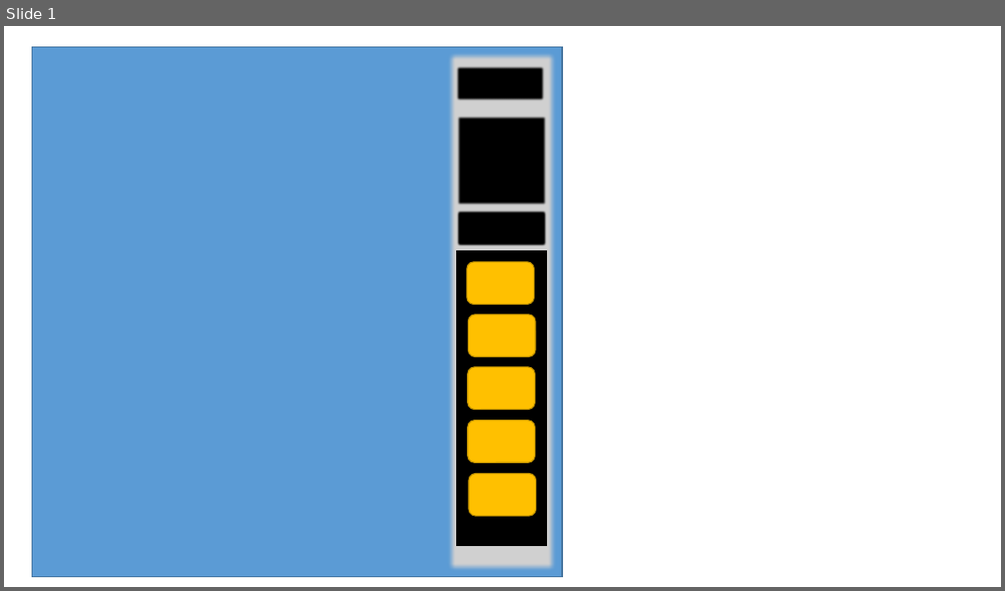
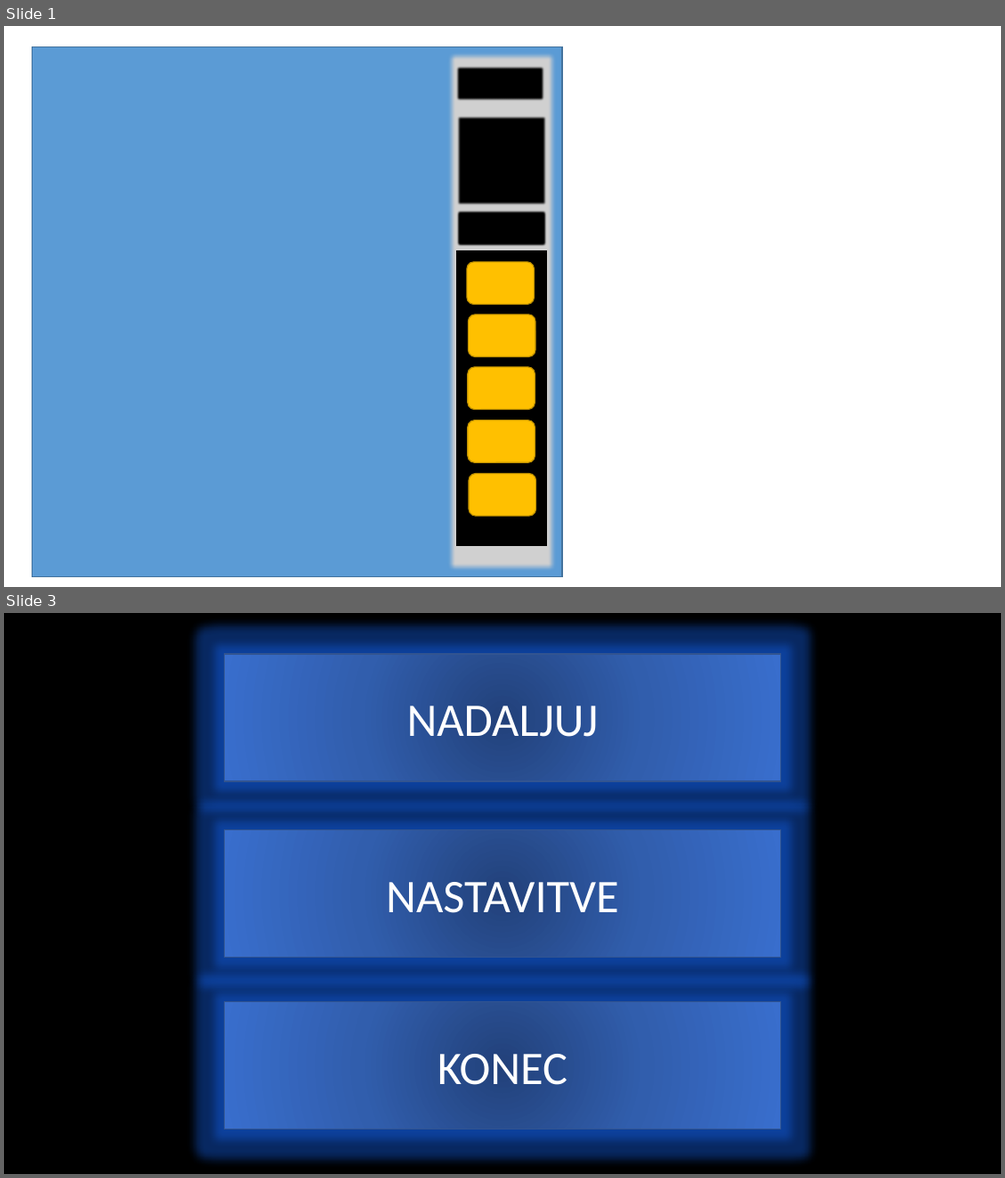
Before and after one commit to khuur/tinr, a slide deck: Predstavitev1.pptx. Shown one above the other, each under a label of ours: slide 1 before the commit, slides 1 and 3 after it; the slides between them are not shown. The pictures are 1005x591 and 1005x1178 pixels, drawn with LibreOffice and Linux fonts; fonts in the diff are those of the drawing; grey boxes stand for pictures. Boxes give left, top, right and bottom in pixels: in the first picture for what was removed or moved away, otherwise in the second. Text is boxed around its words. In the diff, an @@ line names an element or a change of style, - is before the commit and + after.

```diff
--- a/Predstavitev1.pptx
+++ b/Predstavitev1.pptx
@@ slide 3 added at box(4, 613, 1001, 1174), background #FFFFFF @@
@@ rectangle added at box(4, 613, 1001, 1174), fill #000000, outline #000000 1 pt @@
@@ rectangle added at box(225, 654, 781, 781), fill gradient #23427A to #315EAD to #3A6FCE, outline #325491 1 pt, 45 pt, text #FFFFFF @@
+NADALJUJ
@@ rectangle added at box(225, 830, 781, 957), fill gradient #23427A to #315EAD to #3A6FCE, outline #325491 1 pt, 45 pt, text #FFFFFF @@
+NASTAVITVE
@@ rectangle added at box(225, 1002, 781, 1129), fill gradient #23427A to #315EAD to #3A6FCE, outline #325491 1 pt, 45 pt, text #FFFFFF @@
+KONEC
```
Also in this commit, not shown: 1 other slide added, 24 other files.
